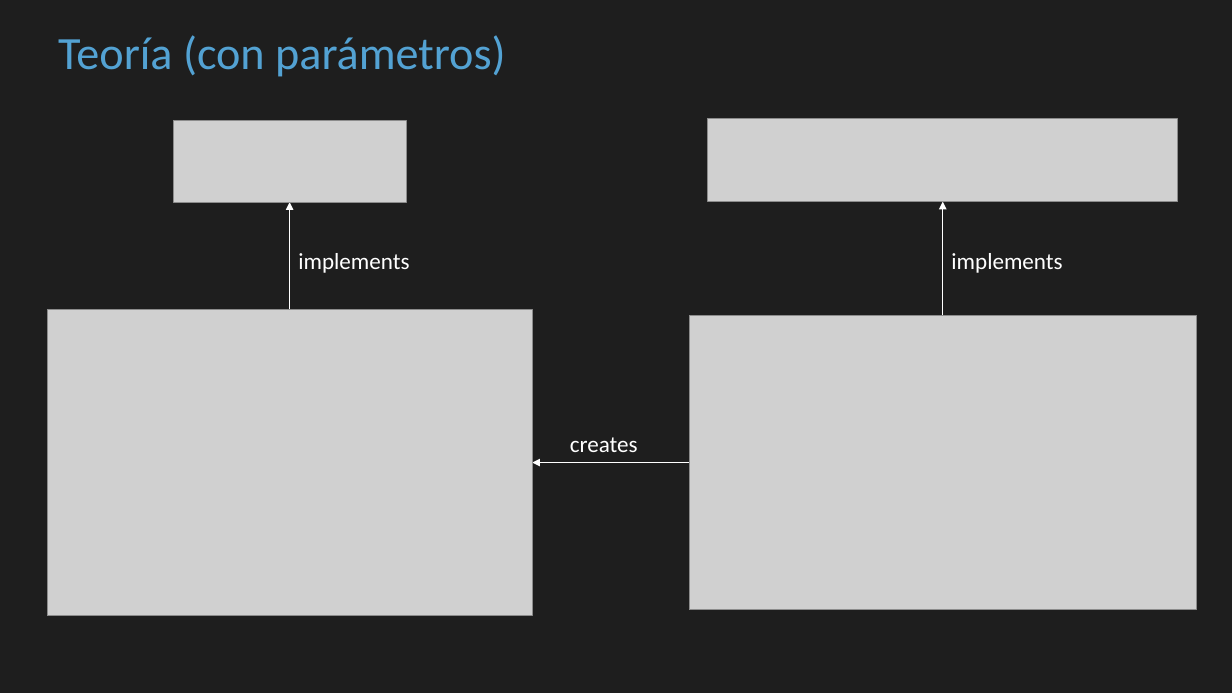
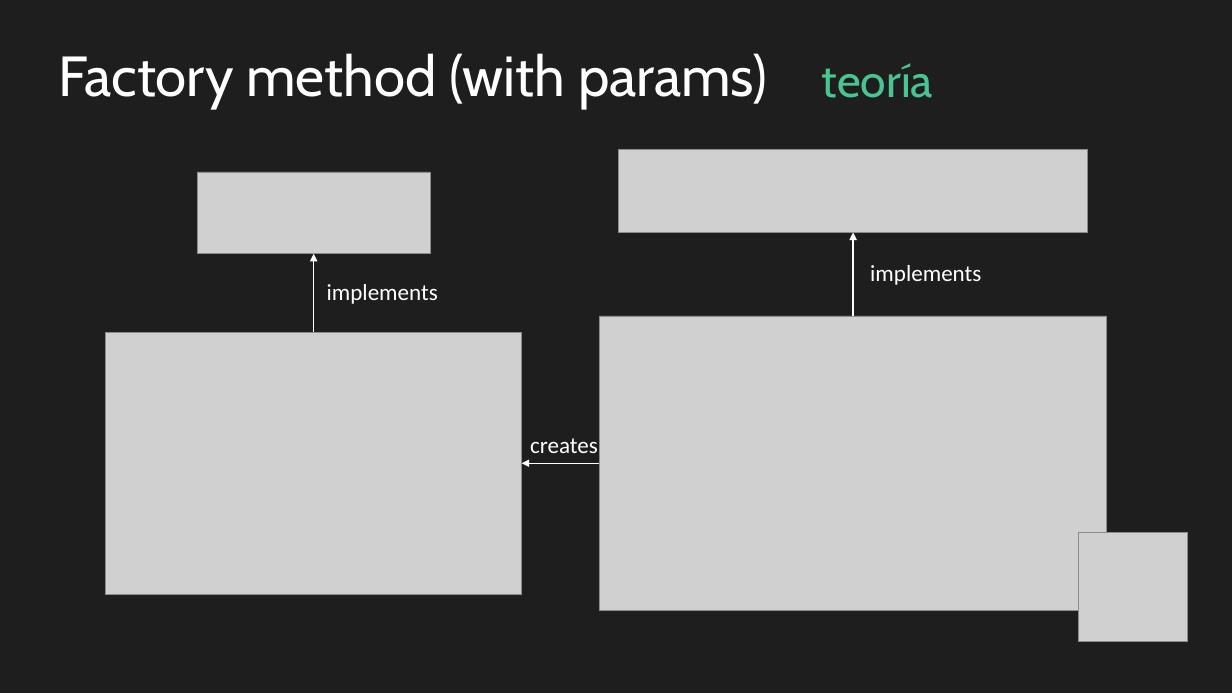
Before and after one commit to cbastos/jsdaycan2019-typescript-patterns, a slide deck: slide 8 of slides/Patrones de diseño con Typescript en el mundo real.pptx (slide 9 before the commit). Drawn at 1232x693 pixels with LibreOffice and Linux fonts; fonts in the diff are those of the drawing; grey boxes stand for pictures. Boxes give left, top, right and bottom in pixels: in the first picture for what was removed or moved away, otherwise in the second. Text is boxed around its words. In the diff, an @@ line names an element or a change of style, - is before the commit and + after.

```diff
--- a/slides/Patrones de diseño con Typescript en el mundo real.pptx
+++ b/slides/Patrones de diseño con Typescript en el mundo real.pptx
@@ text removed at [58, 35, 505, 77] @@
-Teoría (con parámetros)
@@ text added at [58, 53, 768, 109], 44 pt, text #FFFFFF @@
+Factory method (with params)
@@ text added at [822, 63, 933, 98], 36 pt, text #49C593 @@
+teoría
@@ picture: place and size @@
-picture at [173, 120, 406, 202]
+picture at [197, 172, 430, 254]
@@ picture: place and size @@
-picture at [708, 119, 1177, 202]
+picture at [618, 150, 1088, 233]
@@ arrow moved from (943, 315) - (943, 201) to (853, 316) - (853, 233) @@
@@ arrow moved from (289, 310) - (289, 202) to (314, 332) - (314, 254) @@
@@ text "implements": place and size @@
-text "implements" at [951, 253, 1062, 273]
+text "implements" at [870, 265, 981, 285]
@@ text "implements": place and size @@
-text "implements" at [298, 253, 409, 273]
+text "implements" at [327, 284, 438, 304]
@@ picture: place and size @@
-picture at [689, 315, 1197, 610]
+picture at [600, 316, 1107, 611]
@@ picture: place and size @@
-picture at [47, 310, 532, 616]
+picture at [105, 332, 521, 594]
@@ text "creates": place and size @@
-text "creates" at [570, 437, 638, 452]
+text "creates" at [530, 438, 598, 453]
@@ arrow moved from (689, 463) - (532, 463) to (600, 463) - (522, 463) @@
@@ picture added at [1080, 532, 1189, 641] @@
```
Also in this commit, not shown: 27 other slides changed, 5 slides added, 21 slides removed.
